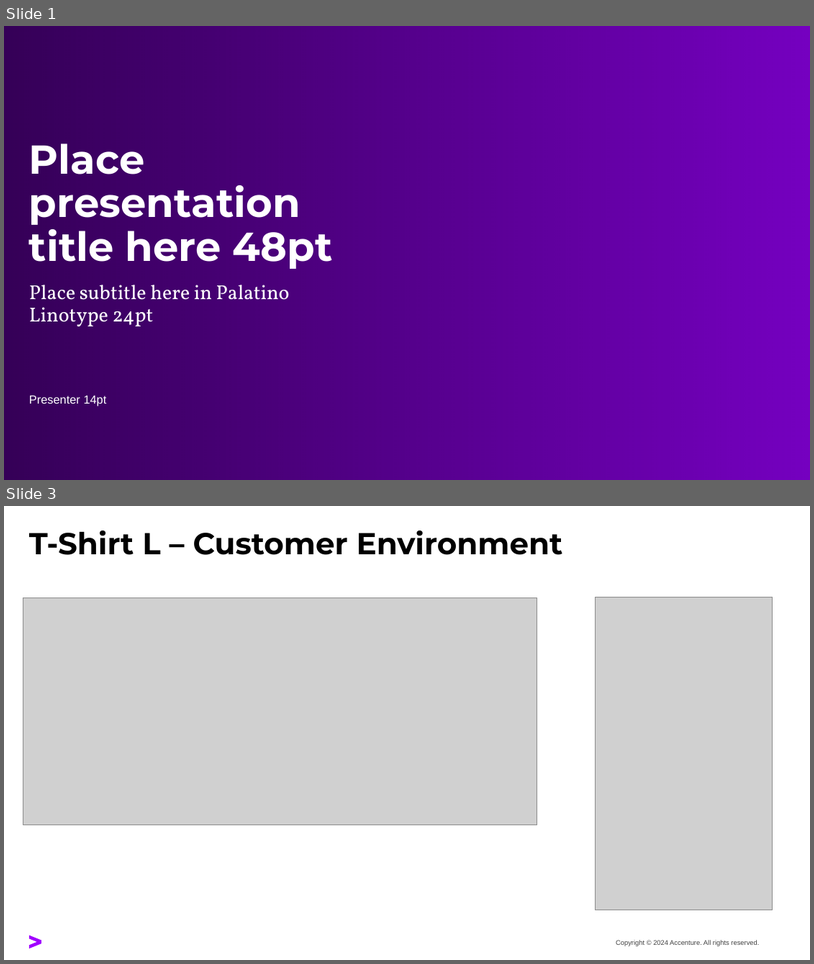
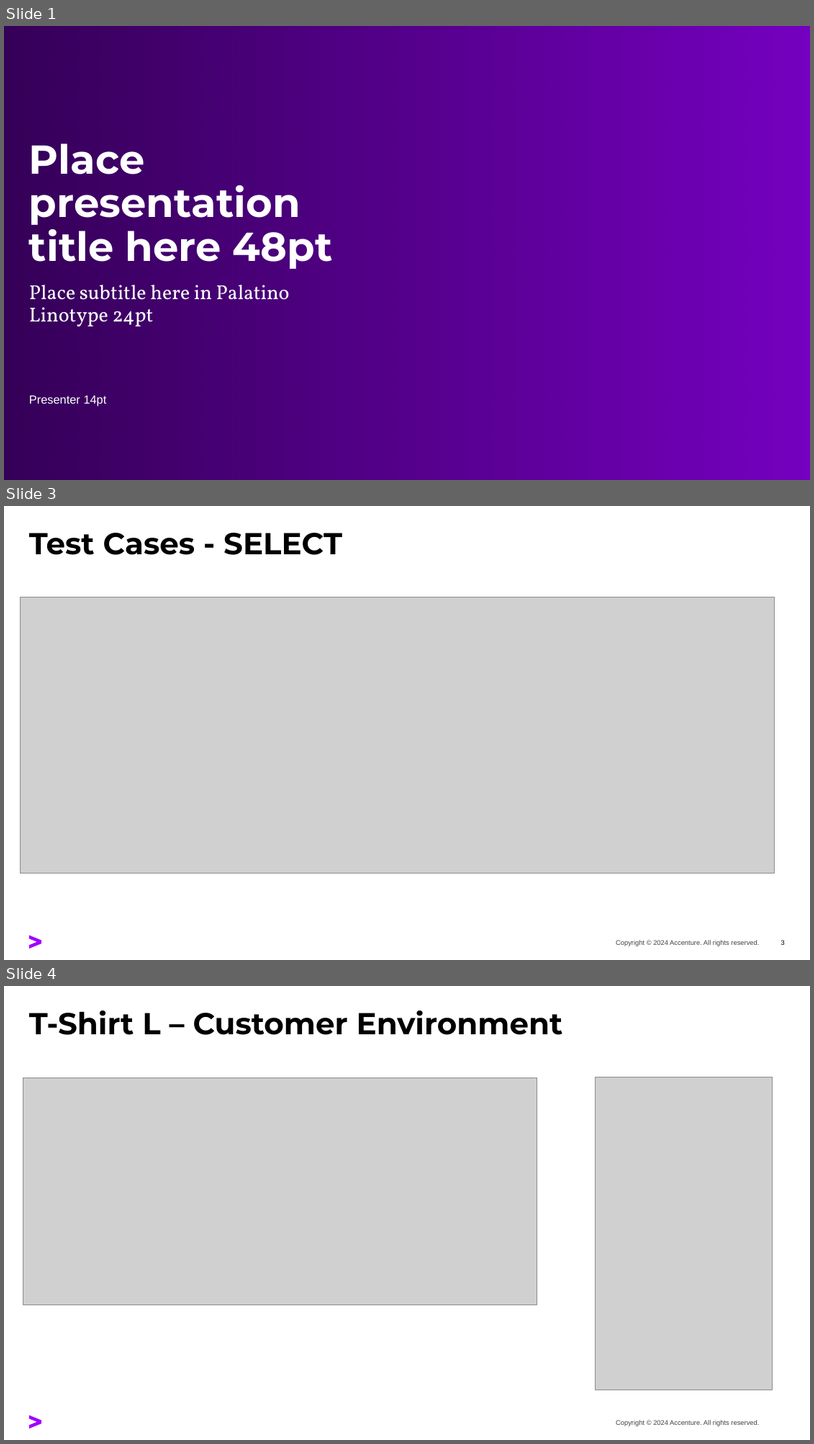
Before and after one commit to gschmutz/iceberg-poc, a slide deck: scd2/python/reporting/iceberg-perf-test.pptx. Shown one above the other, each under a label of ours: slides 1 and 3 before the commit, slides 1, 3 and 4 after it; the slides between them are not shown. The pictures are 814x964 and 814x1444 pixels, drawn with LibreOffice and Linux fonts; fonts in the diff are those of the drawing; grey boxes stand for pictures; background and template pictures are left out. Boxes give left, top, right and bottom in pixels: in the first picture for what was removed or moved away, otherwise in the second. Text is boxed around its words. In the diff, an @@ line names an element or a change of style, - is before the commit and + after.

```diff
--- a/scd2/python/reporting/iceberg-perf-test.pptx
+++ b/scd2/python/reporting/iceberg-perf-test.pptx
@@ slide 3 added at [4, 506, 810, 960], background #FFFFFF; not listed: 2 template elements that a slide beside it also shows @@
@@ title added at [29, 533, 342, 555], 36 pt, text #000000, bold @@
+Test Cases - SELECT
@@ picture added at [21, 597, 774, 873] @@
@@ page number added at [782, 939, 785, 944], 8 pt, text #000000 @@
+3
@@ what was slide 3 is now slide 4 @@
```
Also in this commit, not shown: 1 slide changed.
